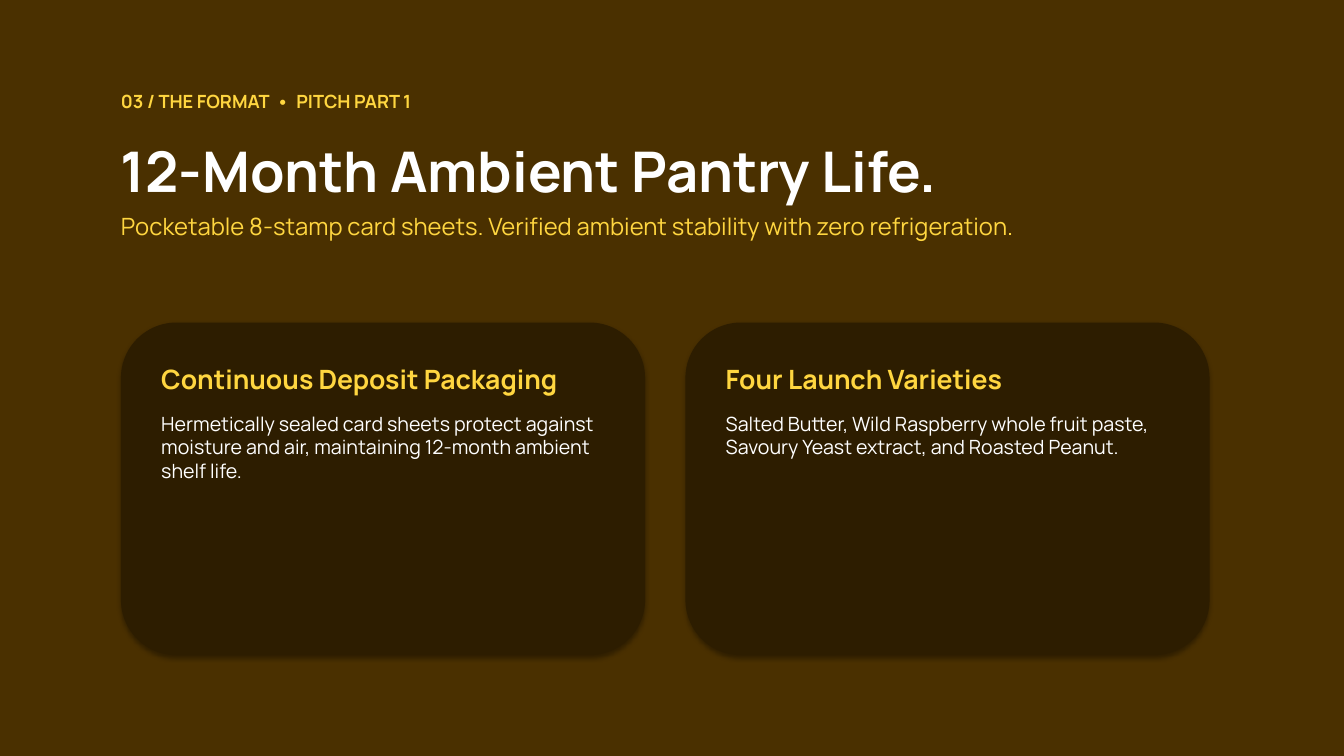
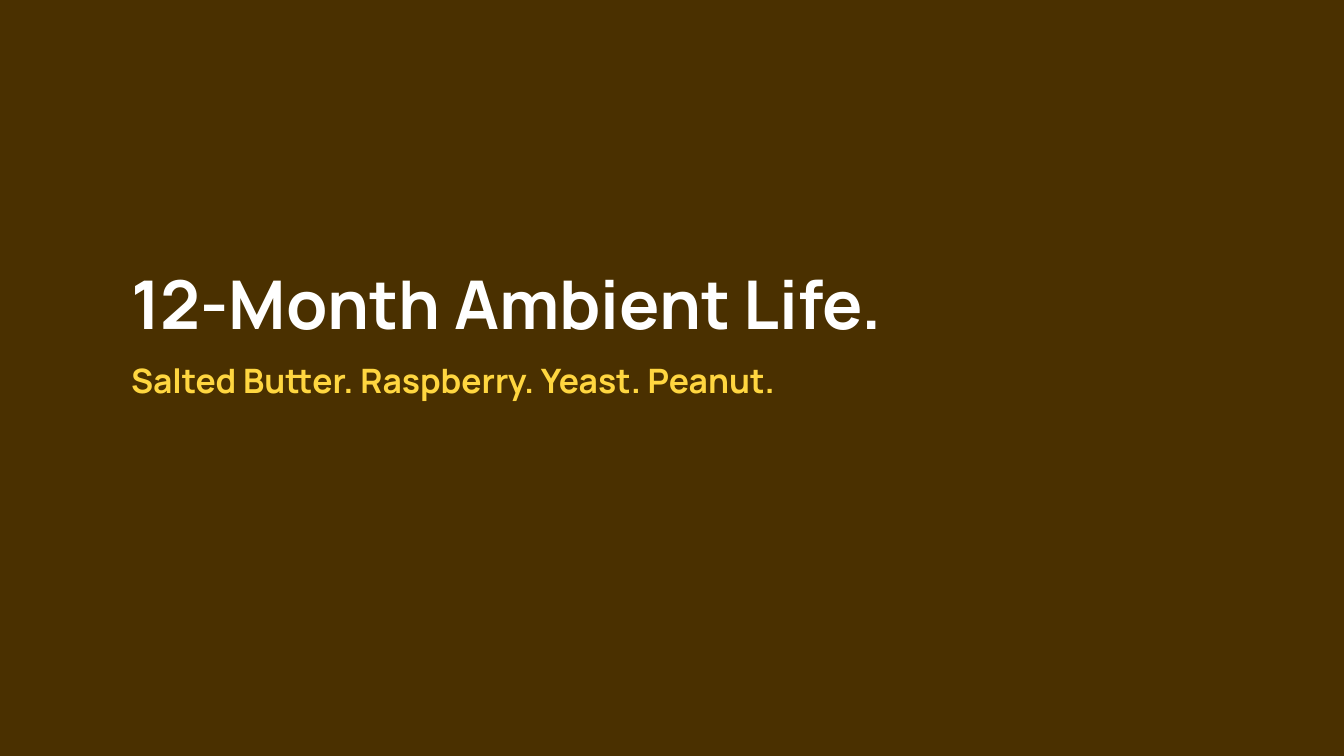
Before and after one commit to JacobCrume/stamp-spreads, a slide deck: slide 6 of presentation/Stamp-pitch.pptx (slide 4 before the commit). Drawn at 1344x756 pixels with LibreOffice and Linux fonts; fonts in the diff are those of the drawing. Boxes give left, top, right and bottom in pixels: in the first picture for what was removed or moved away, otherwise in the second. Text is boxed around its words. In the diff, an @@ line names an element or a change of style, - is before the commit and + after.

```diff
--- a/presentation/Stamp-pitch.pptx
+++ b/presentation/Stamp-pitch.pptx
@@ text removed at [121,94,411,109] @@
-03 / THE FORMAT • PITCH PART 1
@@ text removed at [121,151,1014,241] @@
-12-Month Ambient Pantry Life.
-Pocketable 8-stamp card sheets. Verified ambient stability with zero refrigeration.
@@ text added at [131,279,882,401], 24 pt, text #FFD640, bold @@
+12-Month Ambient Life.
+Salted Butter. Raspberry. Yeast. Peanut.
@@ rounded rectangle removed at [121,323,645,655] @@
@@ rounded rectangle removed at [686,323,1210,655] @@
@@ text removed at [161,369,594,479] @@
-Continuous Deposit Packaging
-Hermetically sealed card sheets protect against moisture and air, maintaining 12-month ambient shelf life.
@@ text removed at [726,369,1149,459] @@
-Four Launch Varieties
-Salted Butter, Wild Raspberry whole fruit paste, Savoury Yeast extract, and Roasted Peanut.
```
Also in this commit, not shown: 5 other slides changed, 11 slides added, 7 slides removed, 2 other files.
